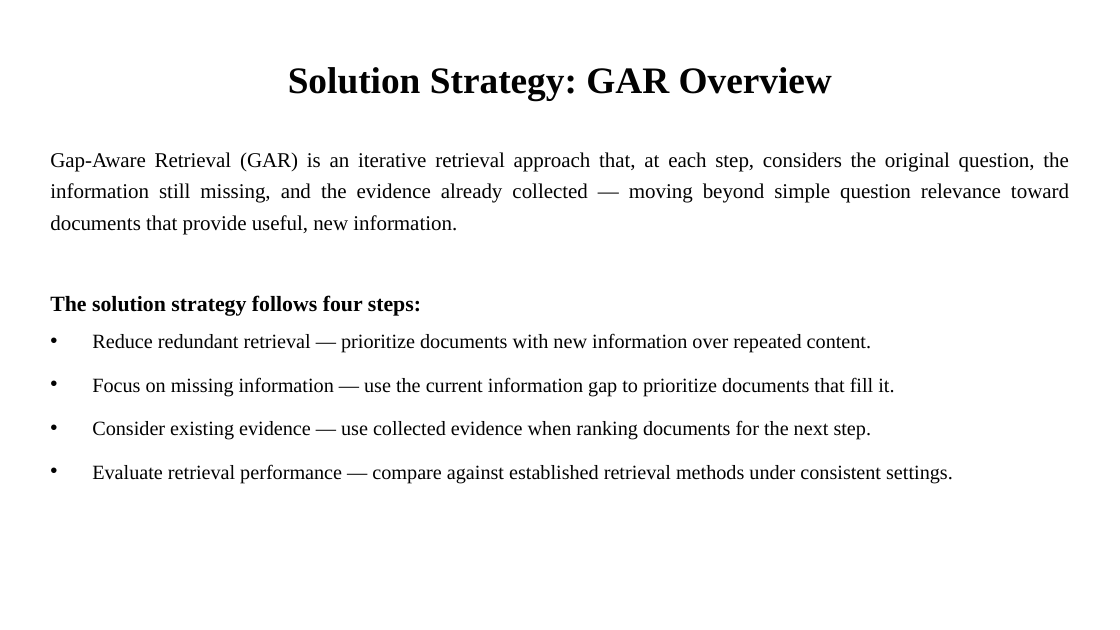
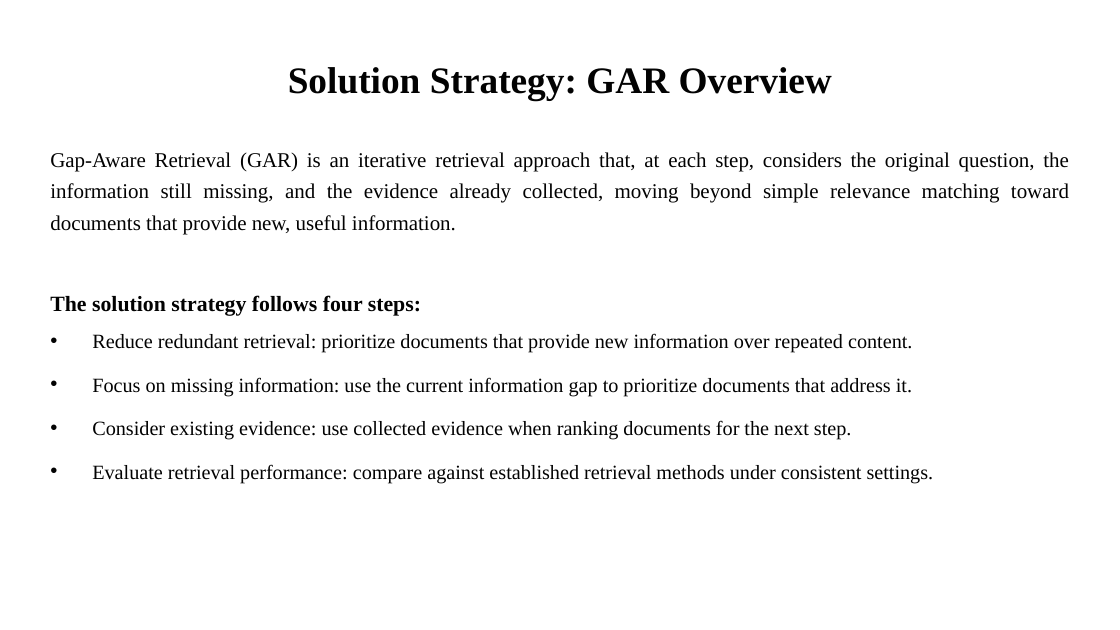
Before and after one commit to KunalDahal/State-Aware-Retrieval, a slide deck: slide 11 of methodology/presentation/ppt1.pptx. Drawn at 1120x630 pixels with LibreOffice and Linux fonts; fonts in the diff are those of the drawing. Boxes give left, top, right and bottom in pixels: in the first picture for what was removed or moved away, otherwise in the second. Text is boxed around its words. In the diff, an @@ line names an element or a change of style, - is before the commit and + after.

```diff
--- a/methodology/presentation/ppt1.pptx
+++ b/methodology/presentation/ppt1.pptx
@@ text at [50,152,1069,234]: text changed @@
-Gap-Aware Retrieval (GAR) is an iterative retrieval approach that, at each step, considers the original question, the information still missing, and the evidence already collected — moving beyond simple question relevance toward documents that provide useful, new information.
+Gap-Aware Retrieval (GAR) is an iterative retrieval approach that, at each step, considers the original question, the information still missing, and the evidence already collected, moving beyond simple relevance matching toward documents that provide new, useful information.
@@ text at [92,333,934,483]: text changed @@
-• Reduce redundant retrieval — prioritize documents with new information over repeated content.
-• Focus on missing information — use the current information gap to prioritize documents that fill it.
-• Consider existing evidence — use collected evidence when ranking documents for the next step.
-• Evaluate retrieval performance — compare against established retrieval methods under consistent settings.
+• Reduce redundant retrieval: prioritize documents that provide new information over repeated content.
+• Focus on missing information: use the current information gap to prioritize documents that address it.
+• Consider existing evidence: use collected evidence when ranking documents for the next step.
+• Evaluate retrieval performance: compare against established retrieval methods under consistent settings.
```
Also in this commit, not shown: 17 other slides changed, 1 other file.
